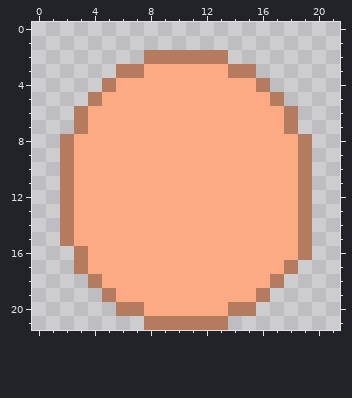
Pixel-art sprite -- assets/images/meta/profile_male.png. The picture above was drawn from the file before the commit.
The file is 88x88 pixels, drawn in blocks of 4x4; one block is one cell here. Colours within 5 levels of each other are drawn and written as one.
After the commit:
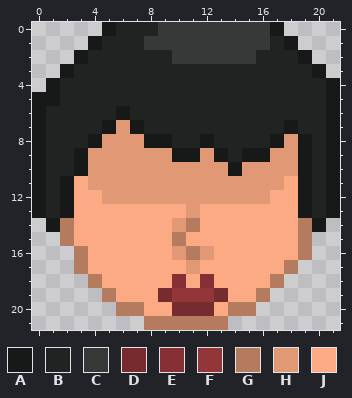
Palette (. is transparent): A #171818  B #212323  C #373939  D #762b2e  E #843034  F #93363a  G #b57b5e  H #e19975  J #fbaa83
From the commit log: added male avatar icon
Changes in this commit:
Changed rows in their new state; - is an unchanged pixel.
first column x 0:
 0 -----ABBBCCCCCCCCA----
 1 ----ABBBCCCCCCCCCBA---
 2 ---ABBBBBBCCCCCCBBBA--
 3 --ABBBBBBBBBBBBBBBBBA-
 4 -ABBBBBBBBBBBBBBBBBBBA
 5 AABBBBBBBBBBBBBBBBBBBA
 6 ABBBBBABBBBBBBBBBBBBBA
 7 ABBBBAHABBBBBBBBBBABBA
 8 ABBBAHHHAABBABBBBAHABA
 9 ABBAHHHHHHAAHABAAHHABA
10 ABBAHHHHHHHHHHAHHHHABA
11 ABA-HHHHHHHHHHHHHH-ABA
12 ABA--HHHHHHHHHHHH--ABA
13 ABA--------H-------ABA
14 -A--------HG--------A-
15 ----------G-----------
16 ----------HGH---------
17 -----------H----------
18 ----------E-E---------
19 ---------DFFFD--------
20 ----------DDD---------
